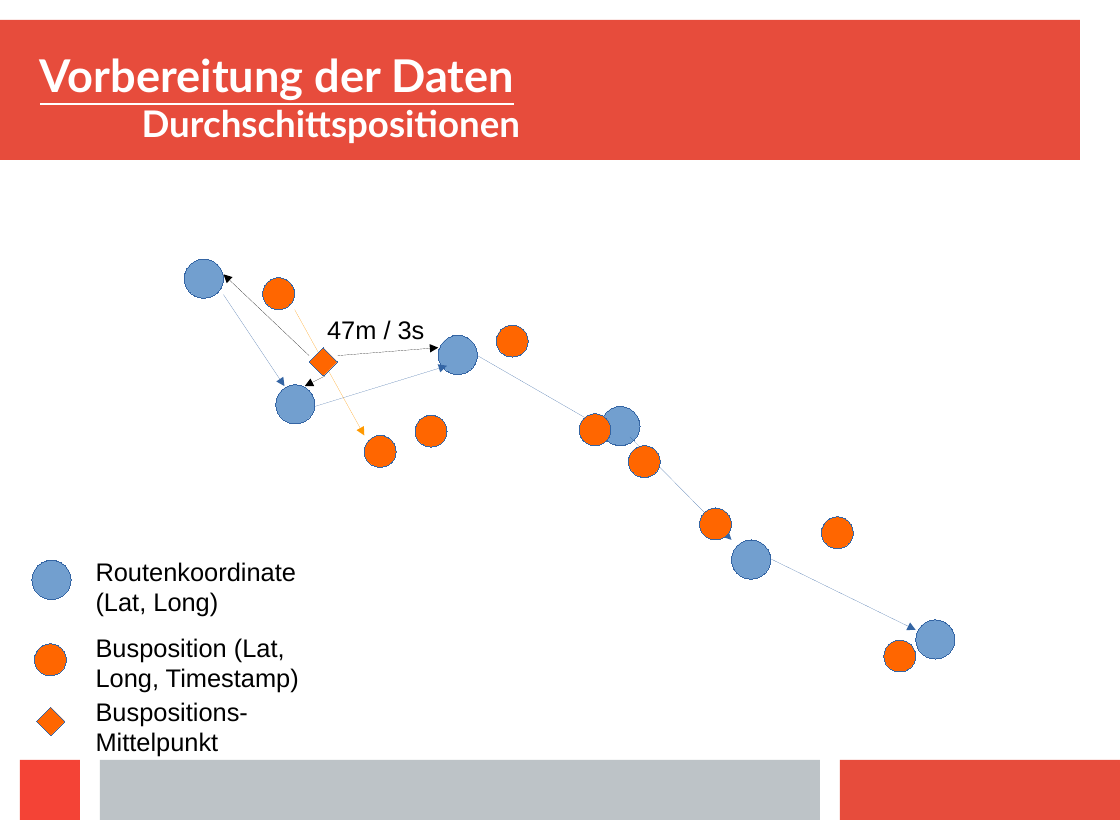
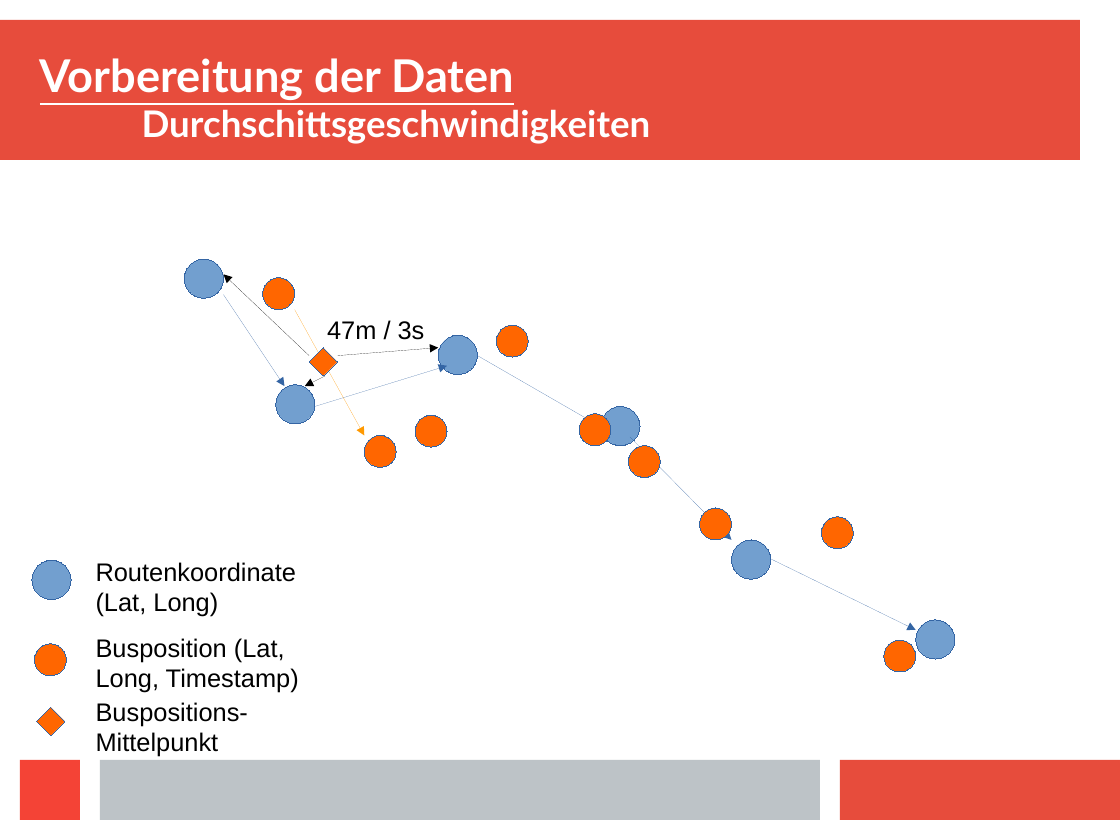
Before and after one commit to Centro1993/Busradar-Visualization, a slide deck: slide 22 of Presentation/Busradar-Mining.odp (slide 17 before the commit). Drawn at 1120x840 pixels with LibreOffice and Linux fonts; fonts in the diff are those of the drawing. Boxes give left, top, right and bottom in pixels: in the first picture for what was removed or moved away, otherwise in the second. Text is boxed around its words. In the diff, an @@ line names an element or a change of style, - is before the commit and + after.

```diff
--- a/Presentation/Busradar-Mining.odp
+++ b/Presentation/Busradar-Mining.odp
@@ title at (x1=40, y1=58, x2=651, y2=144): text changed @@
-Vorbereitung der Daten
-Durchschittspositionen
+Vorbereitung der Daten
+Durchschittsgeschwindigkeiten
```
Also in this commit, not shown: 2 other slides changed, 8 slides added, 1 other file.
